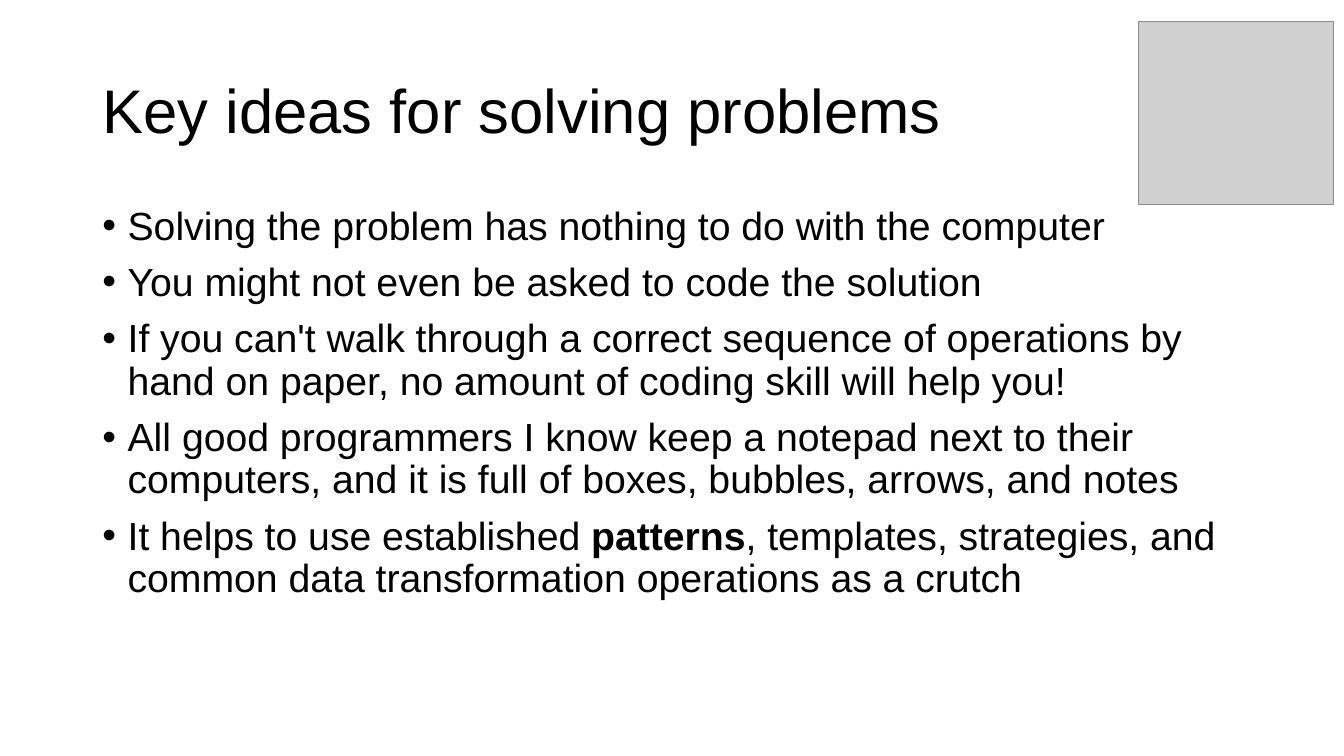
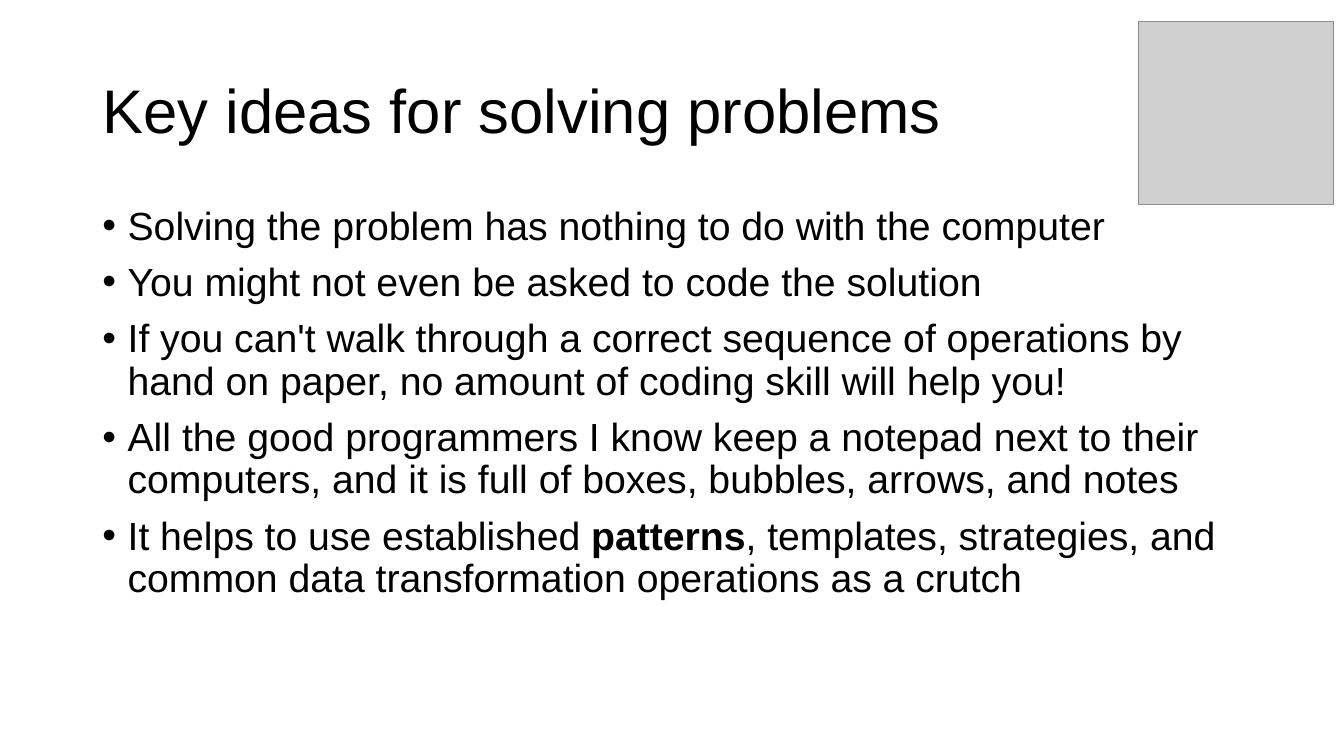
Before and after one commit to parrt/msds689, a slide deck: slide 8 of notes/problem-solving.pptx. Drawn at 1344x756 pixels with LibreOffice and Linux fonts; fonts in the diff are those of the drawing; grey boxes stand for pictures; background and template pictures are left out. Boxes give left, top, right and bottom in pixels: in the first picture for what was removed or moved away, otherwise in the second. Text is boxed around its words. In the diff, an @@ line names an element or a change of style, - is before the commit and + after.

```diff
--- a/notes/problem-solving.pptx
+++ b/notes/problem-solving.pptx
@@ text at box(128, 422, 1198, 501): text changed @@
-• All good programmers I know keep a notepad next to their computers, and it is full of boxes, bubbles, arrows, and notes
+• All the good programmers I know keep a notepad next to their computers, and it is full of boxes, bubbles, arrows, and notes
```
Also in this commit, not shown: 8 other slides changed, 6 other files.
